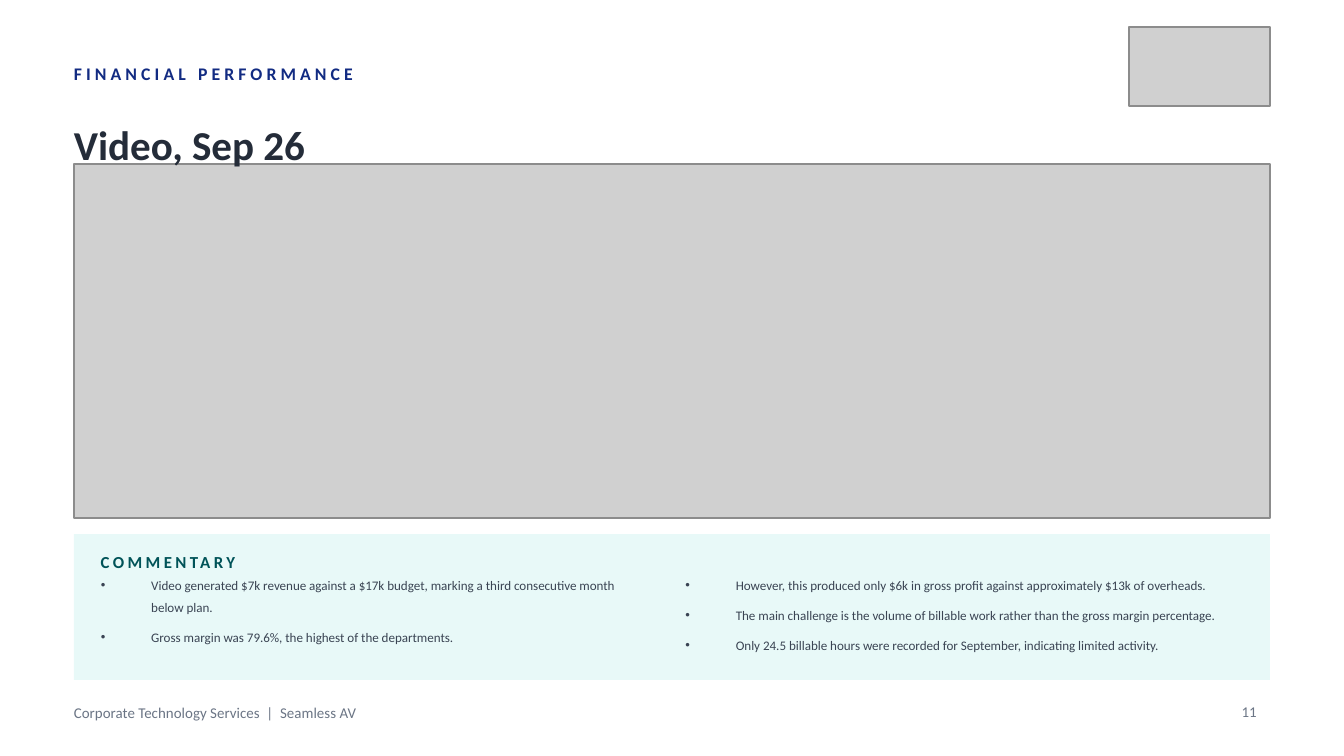
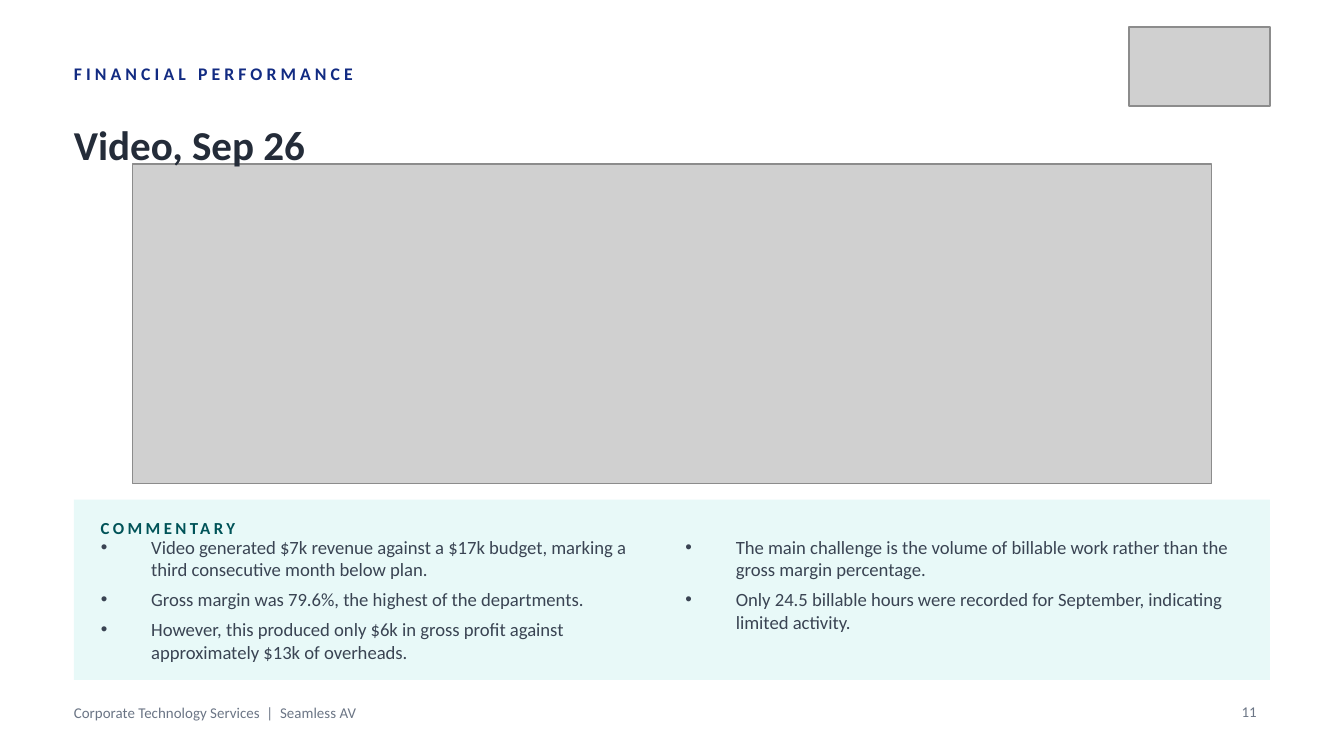
Before and after one commit to WesleyNelson-O33/Claude, a slide deck: slide 11 of deck/CTS Monthly Business Review - 30092026.pptx. Drawn at 1344x756 pixels with LibreOffice and Linux fonts; fonts in the diff are those of the drawing; grey boxes stand for pictures. Boxes give left, top, right and bottom in pixels: in the first picture for what was removed or moved away, otherwise in the second. Text is boxed around its words. In the diff, an @@ line names an element or a change of style, - is before the commit and + after.

```diff
--- a/deck/CTS Monthly Business Review - 30092026.pptx
+++ b/deck/CTS Monthly Business Review - 30092026.pptx
@@ picture resized from (x1=74, y1=164, x2=1270, y2=519) to (x1=132, y1=164, x2=1211, y2=484) @@
@@ rectangle resized from (x1=74, y1=535, x2=1270, y2=680) to (x1=74, y1=500, x2=1270, y2=680) @@
@@ text "COMMENTARY" moved from (x1=101, y1=546, x2=504, y2=579) to (x1=101, y1=511, x2=504, y2=544) @@
@@ text "Video generated $7k revenue against ..." moved from (x1=151, y1=581, x2=614, y2=644) to (x1=151, y1=541, x2=626, y2=662) @@
@@ text "The main challenge is the ..." moved from (x1=736, y1=581, x2=1214, y2=652) to (x1=736, y1=541, x2=1227, y2=632) @@
@@ text "The main challenge is the ..." at (x1=736, y1=541, x2=1227, y2=632): size 7 to 10 pt @@
@@ text at (x1=151, y1=541, x2=626, y2=609): size 7 to 10 pt in "Video generated $7k revenue against a $17k ...", "Gross margin was 79.6%, the highest of ..." @@
@@ text at (x1=736, y1=581, x2=1205, y2=592): paragraph removed @@
-• However, this produced only $6k in gross profit against approximately $13k of overheads.
@@ text at (x1=151, y1=623, x2=564, y2=662): paragraph added @@
+• However, this produced only $6k in gross profit against approximately $13k of overheads.
```
Also in this commit, not shown: 20 other slides changed, 1 other file.
